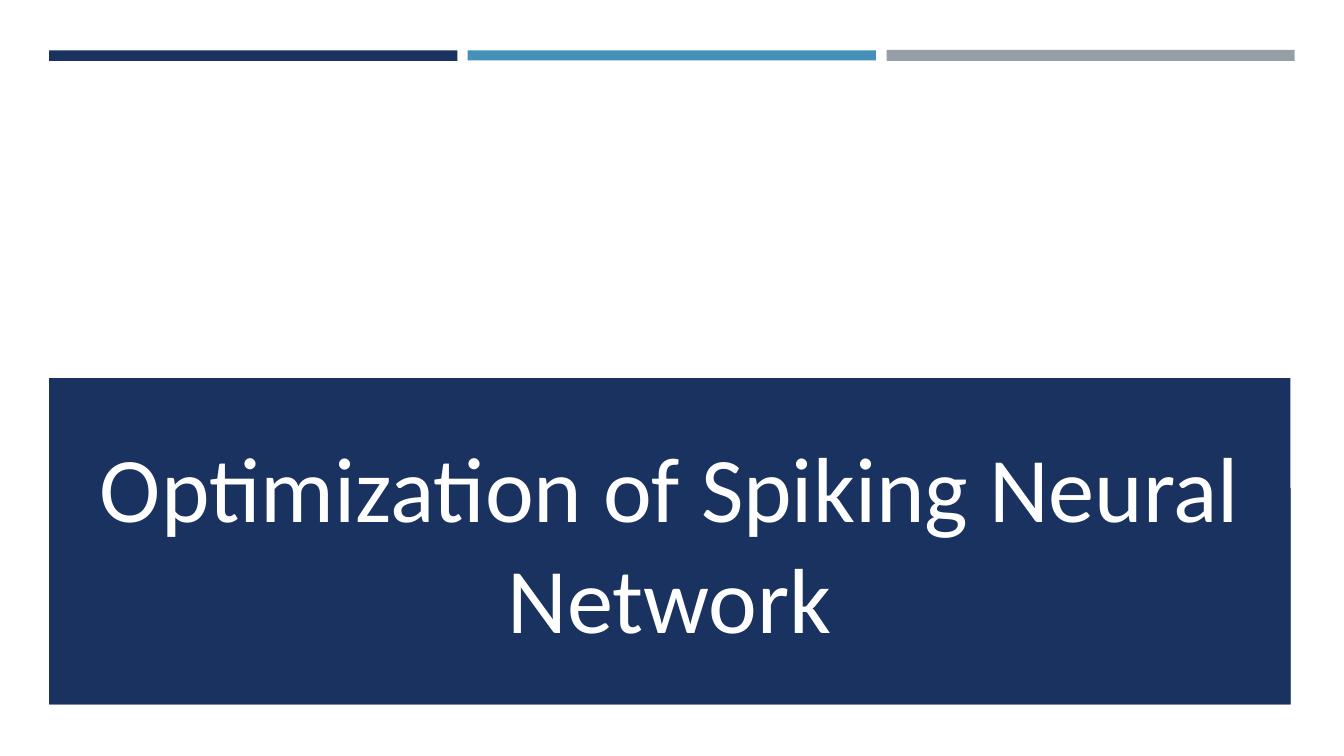
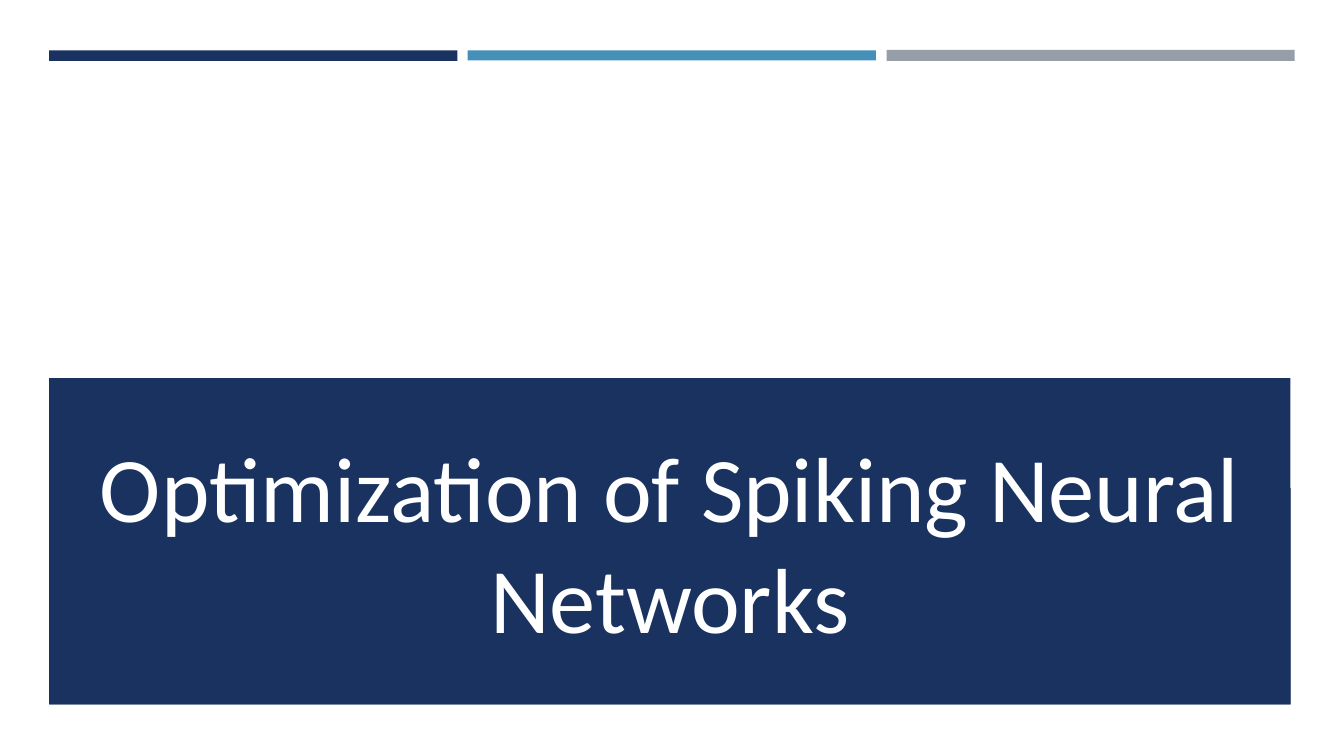
Before and after one commit to KlaraGtknst/bachelor-seminar-kde, a slide deck: slide 1 of Gutekunst_Seminar_KDE.pptx. Drawn at 1344x756 pixels with LibreOffice and Linux fonts; fonts in the diff are those of the drawing; background and template pictures are left out. Boxes give left, top, right and bottom in pixels: in the first picture for what was removed or moved away, otherwise in the second. Text is boxed around its words. In the diff, an @@ line names an element or a change of style, - is before the commit and + after.

```diff
--- a/Gutekunst_Seminar_KDE.pptx
+++ b/Gutekunst_Seminar_KDE.pptx
@@ text in rectangle at (x1=100, y1=458, x2=1239, y2=634): text changed @@
-Optimization of Spiking Neural Network
+Optimization of Spiking Neural Networks
```
Also in this commit, not shown: 33 other slides changed, 1 slide added, 5 other files.
